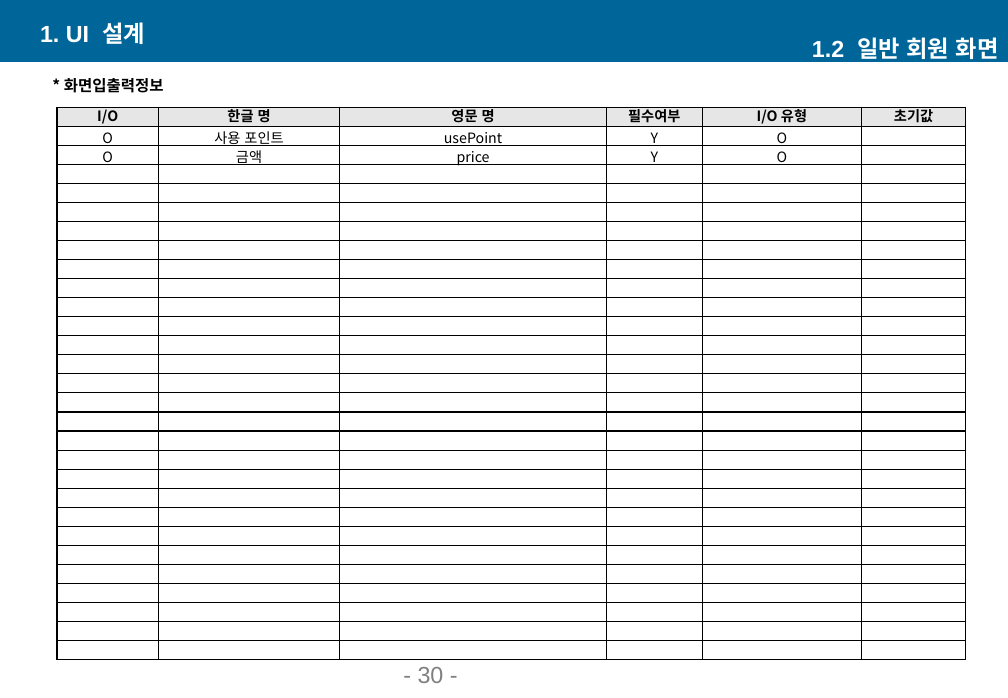
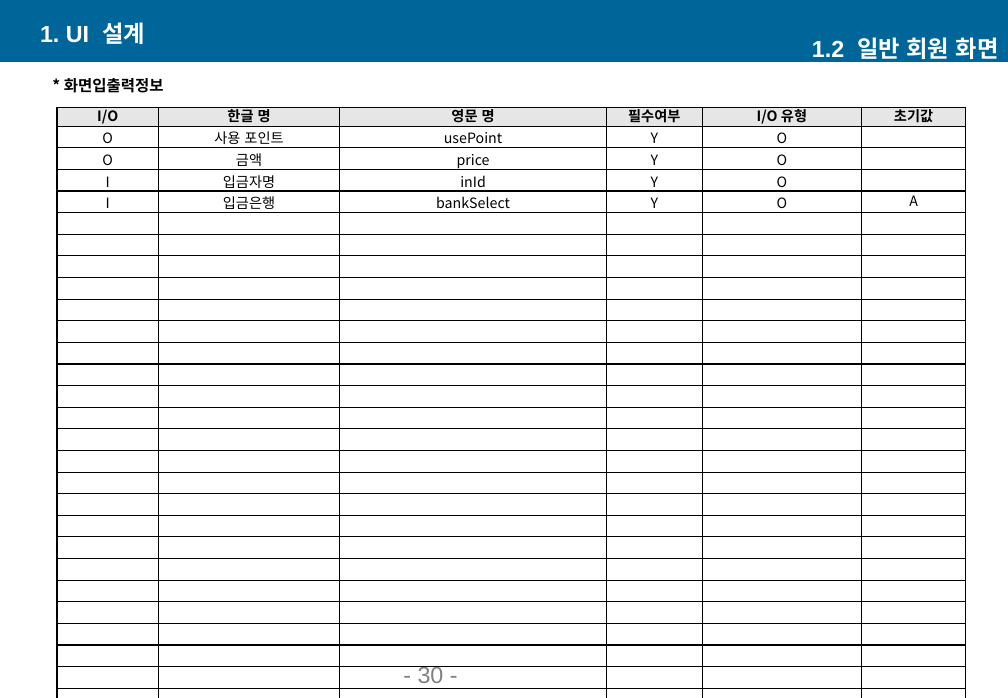
Before and after one commit to soohyeK/project_Team4, a slide deck: slide 31 of 팔도주류_UI설계서_v1.0.pptx. Drawn at 1008x698 pixels with LibreOffice and Linux fonts; fonts in the diff are those of the drawing. Boxes give left, top, right and bottom in pixels: in the first picture for what was removed or moved away, otherwise in the second. Text is boxed around its words. In the diff, an @@ line names an element or a change of style, - is before the commit and + after.

```diff
--- a/팔도주류_UI설계서_v1.0.pptx
+++ b/팔도주류_UI설계서_v1.0.pptx
@@ table at (x1=57, y1=107, x2=966, y2=660) @@
+row 4: I | 입금자명 | inId | Y | O | 
+row 5: I | 입금은행 | bankSelect | Y | O | A
-row 28:  |  |  |  |  | 
-row 29:  |  |  |  |  | 
```
Also in this commit, not shown: 2 other slides changed, 2 slides added.
